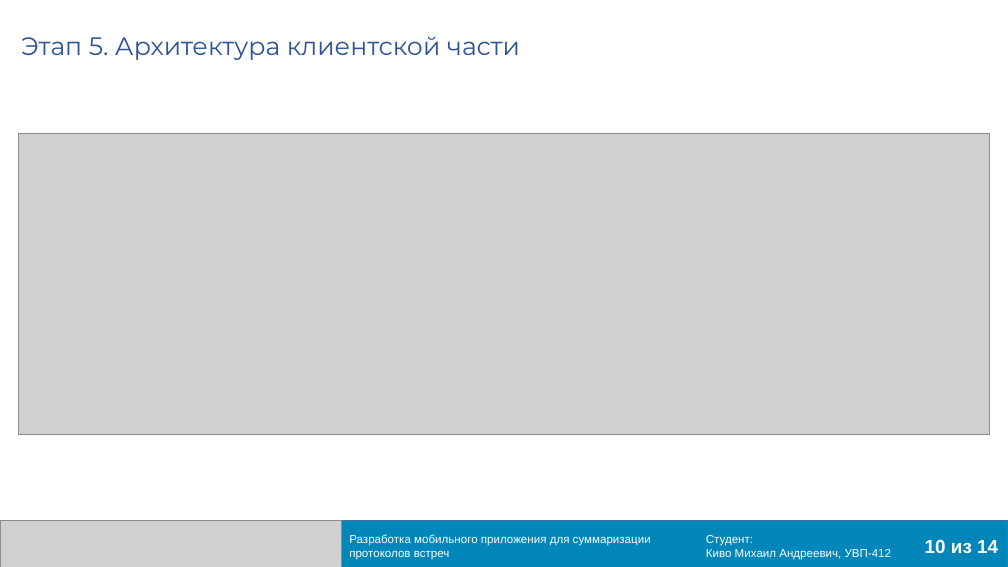
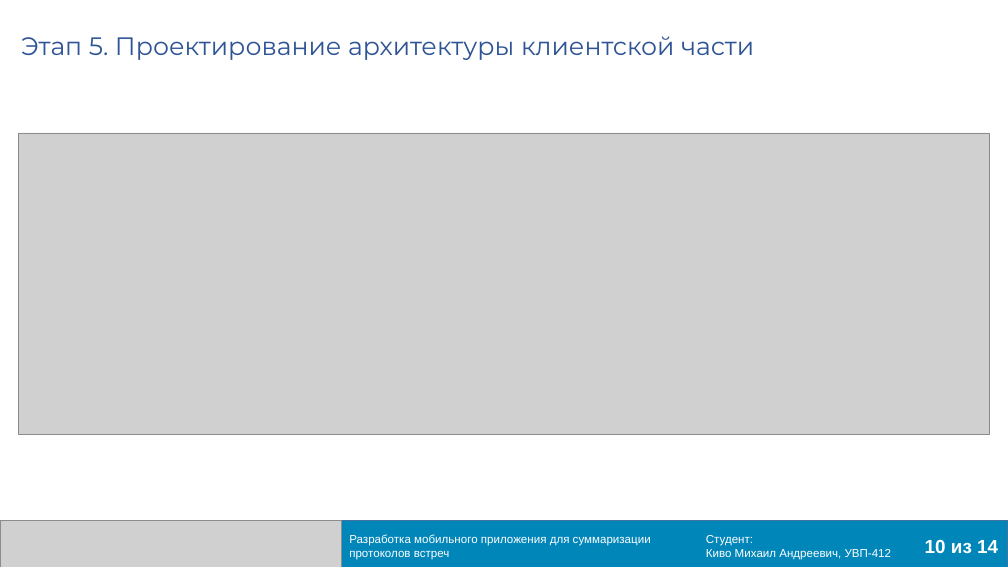
Before and after one commit to Meetings-UVP412/VKR, a slide deck: slide 10 of Презентация Киво Михаил УВП-412.pptx. Drawn at 1008x567 pixels with LibreOffice and Linux fonts; fonts in the diff are those of the drawing; grey boxes stand for pictures. Boxes give left, top, right and bottom in pixels: in the first picture for what was removed or moved away, otherwise in the second. Text is boxed around its words. In the diff, an @@ line names an element or a change of style, - is before the commit and + after.

```diff
--- a/Презентация Киво Михаил УВП-412.pptx
+++ b/Презентация Киво Михаил УВП-412.pptx
@@ title at (21, 36, 754, 60): text changed @@
-Этап 5. Архитектура клиентской части
+Этап 5. Проектирование архитектуры клиентской части
```
Also in this commit, not shown: 10 other slides changed, 2 other files.
